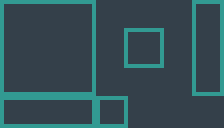
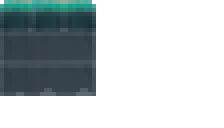
Layered file, before and after one edit (224x128). Changes by layer:
added layer "Layer 8" above "Layer 7" over [left=0, top=64, right=96, bottom=96]
added layer "Layer 7" above "Layer 6" over [left=0, top=32, right=96, bottom=64]
added layer "Layer 6" above "Layer 5" over [left=0, top=0, right=32, bottom=32]
added layer "Layer 5" above "Layer 4" over [left=64, top=0, right=96, bottom=32]
added layer "Layer 4" above "Layer 3" over [left=32, top=0, right=64, bottom=32]
hid "Layer 3" over [left=0, top=0, right=224, bottom=128]
